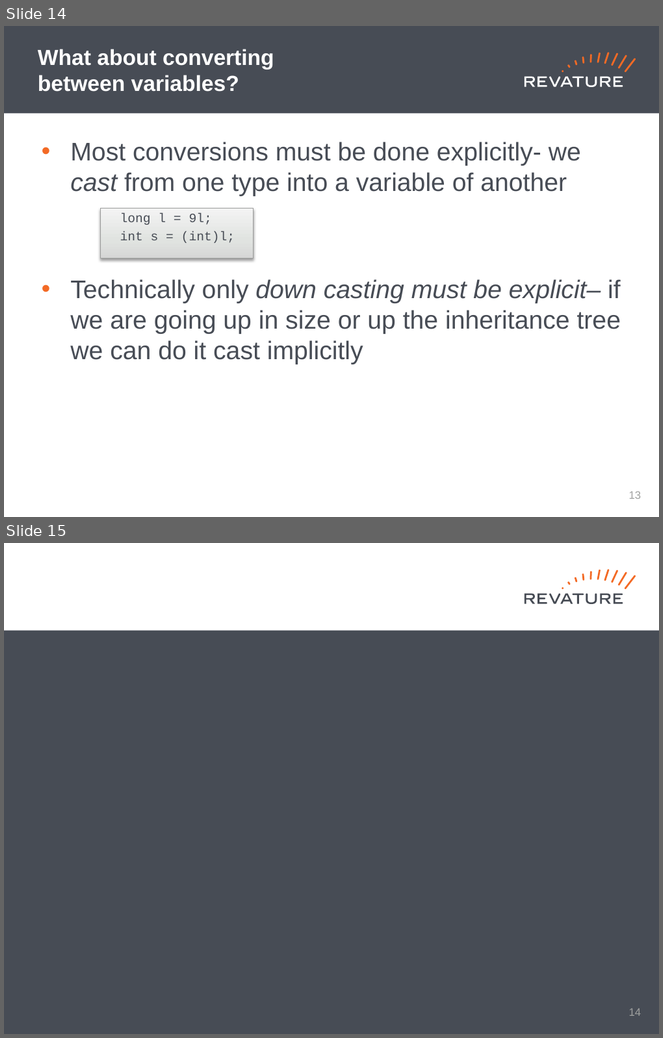
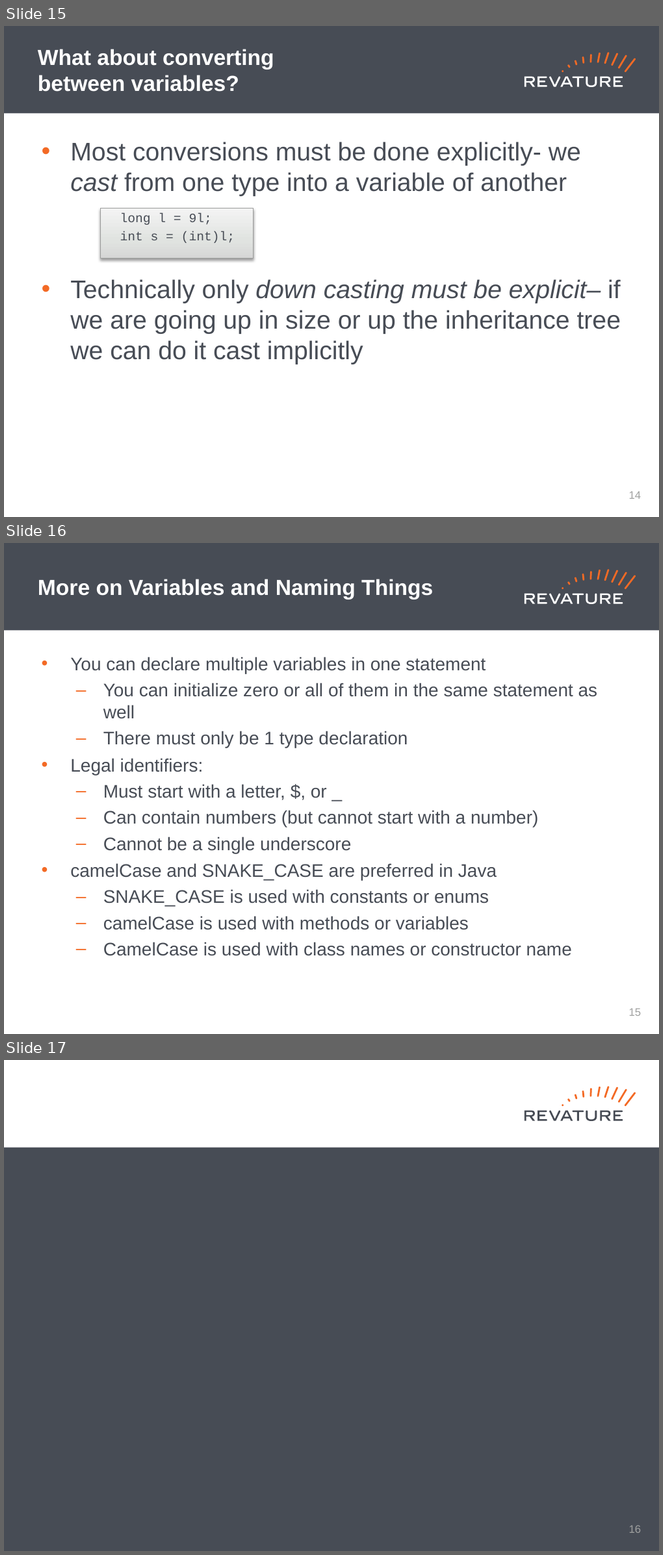
Before and after one commit to cynthia-enciso/RAP-210830, a slide deck: PPTs/day-2.pptx. Shown one above the other, each under a label of ours: slides 14 and 15 before the commit, slides 15, 16 and 17 after it. The pictures are 663x1038 and 663x1555 pixels, drawn with LibreOffice and Linux fonts; fonts in the diff are those of the drawing. Boxes give left, top, right and bottom in pixels: in the first picture for what was removed or moved away, otherwise in the second. Text is boxed around its words. In the diff, an @@ line names an element or a change of style, - is before the commit and + after.

```diff
--- a/PPTs/day-2.pptx
+++ b/PPTs/day-2.pptx
@@ slide 16 added at box(4, 543, 659, 1034), background #FFFFFF; not listed: 19 template elements that a slide beside it also shows @@
@@ title added at box(38, 579, 433, 600), 24 pt, text #FFFFFF, bold @@
+More on Variables and Naming Things
@@ text added at box(70, 657, 598, 956), 20 pt, text #474C55 @@
+• You can declare multiple variables in one statement
+  – You can initialize zero or all of them in the same statement as well
+  – There must only be 1 type declaration
+• Legal identifiers:
+  – Must start with a letter, $, or _
+  – Can contain numbers (but cannot start with a number)
+  – Cannot be a single underscore
+• camelCase and SNAKE_CASE are preferred in Java
+  – SNAKE_CASE is used with constants or enums
+  – camelCase is used with methods or variables
+  – CamelCase is used with class names or constructor name
@@ page number added at box(629, 1008, 642, 1016), 12 pt, text #A0A1A0 @@
+15
@@ what was slide 14 is now slide 15 @@
@@ page number at box(629, 491, 642, 499): text changed @@
-13
+14
@@ what was slide 15 is now slide 17 @@
@@ page number at box(629, 1525, 642, 1533): text changed @@
-14
+16
```
Also in this commit, not shown: 1 slide changed, 1 other slide added.
